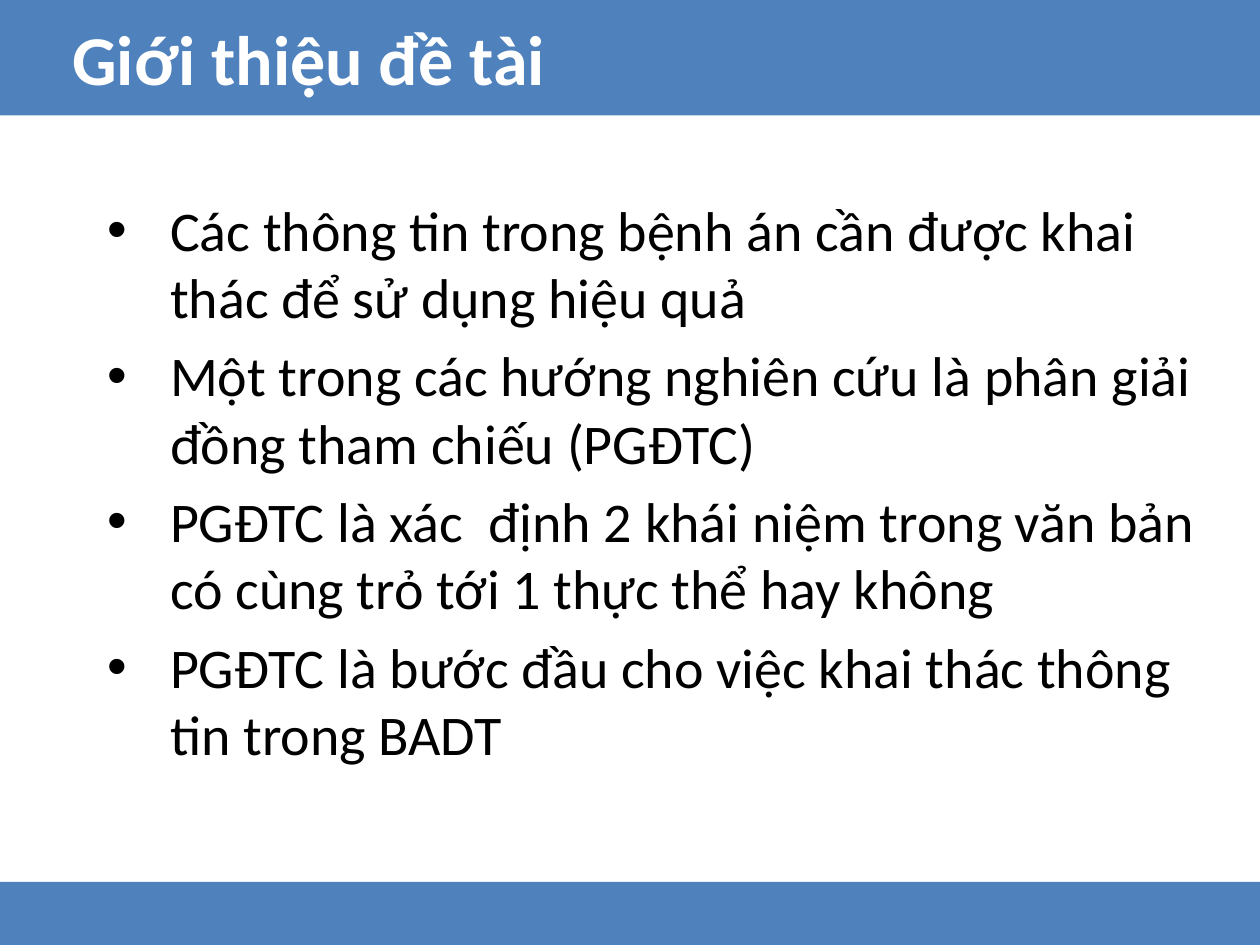
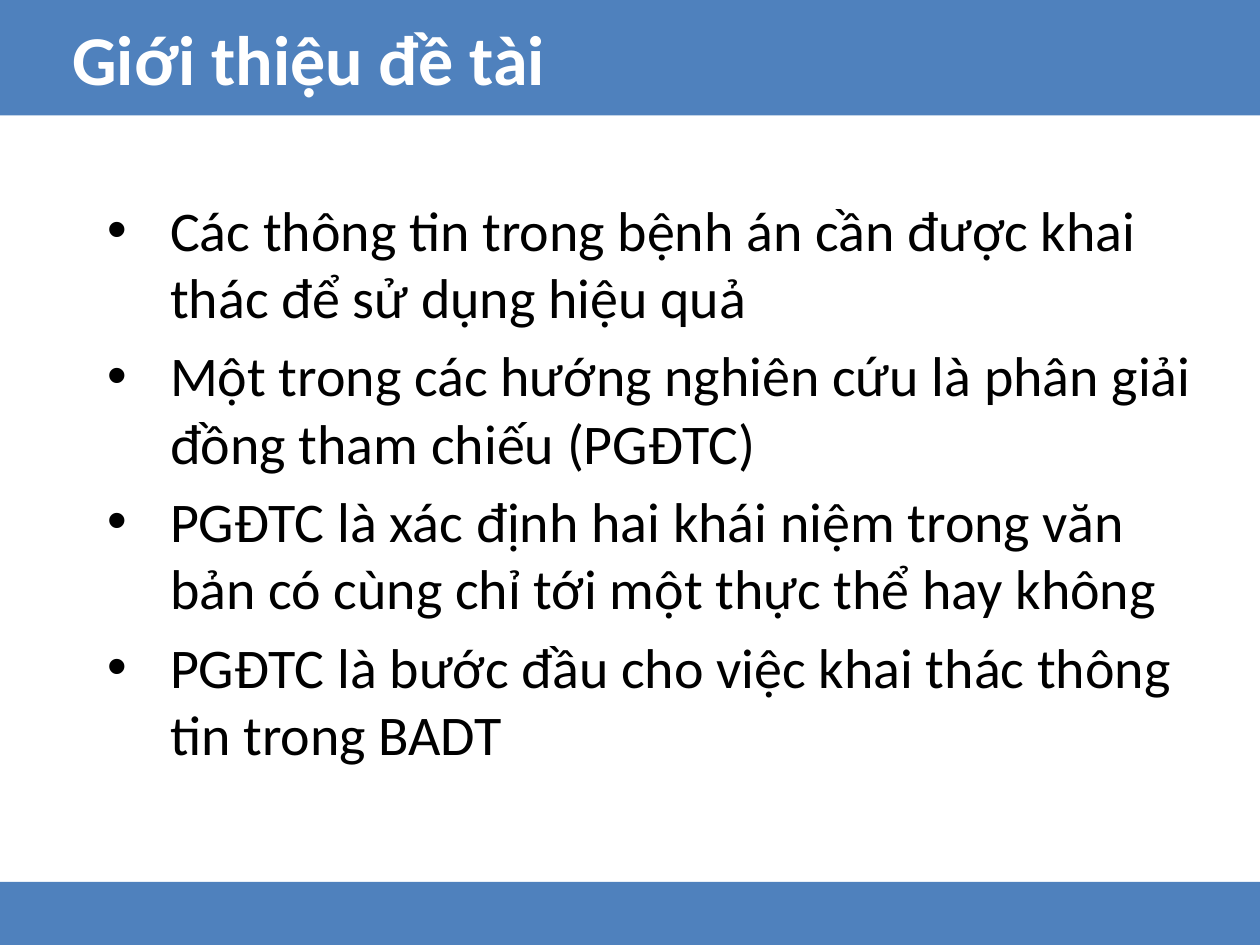
Before and after one commit to hungnd1475/graduate-thesis-hcmut-2015, a slide deck: slide 4 of reports/tttn/thay_tru.pptx. Drawn at 1260x945 pixels with LibreOffice and Linux fonts; fonts in the diff are those of the drawing. Boxes give left, top, right and bottom in pixels: in the first picture for what was removed or moved away, otherwise in the second. Text is boxed around its words. In the diff, an @@ line names an element or a change of style, - is before the commit and + after.

```diff
--- a/reports/tttn/thay_tru.pptx
+++ b/reports/tttn/thay_tru.pptx
@@ text at (170,503,1156,619): text changed @@
-• PGĐTC là xác định 2 khái niệm trong văn bản có cùng trỏ tới 1 thực thể hay không
+• PGĐTC là xác định hai khái niệm trong văn bản có cùng chỉ tới một thực thể hay không
```
Also in this commit, not shown: 7 other slides changed, 1 slide removed, 1 other file.
